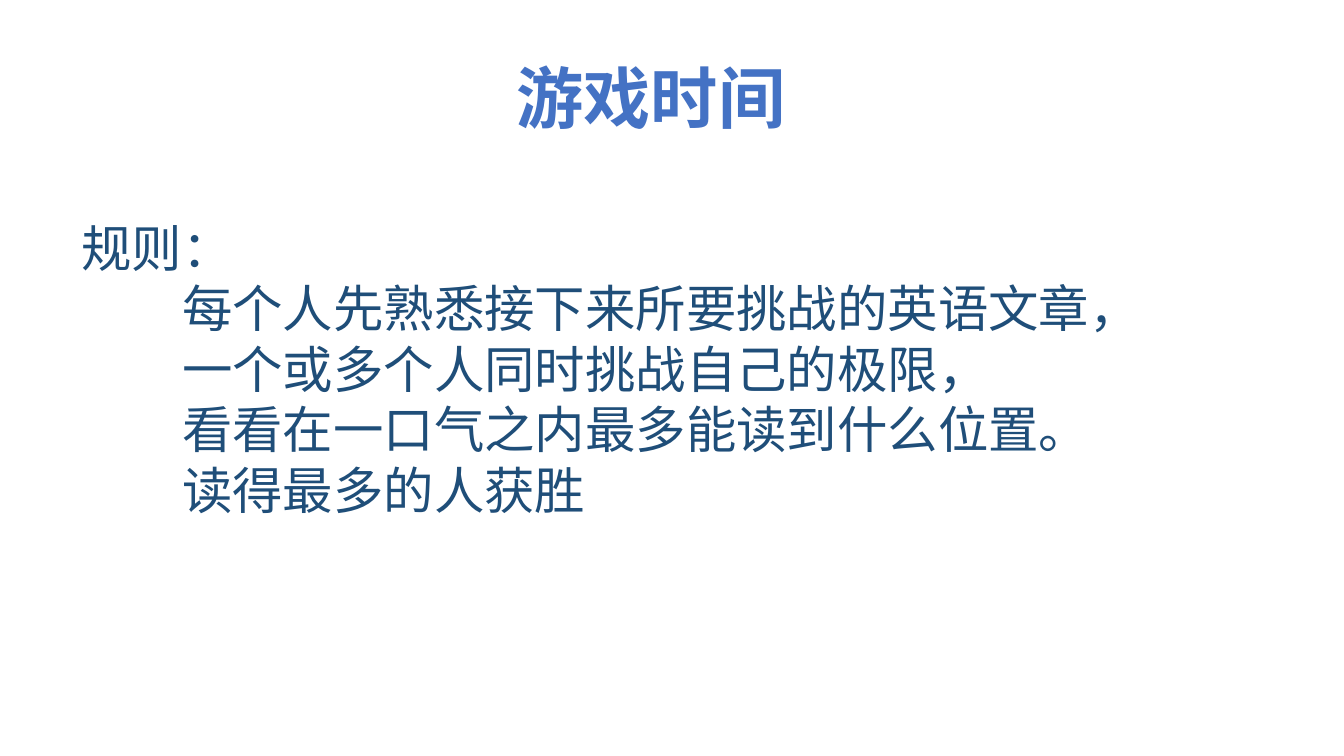
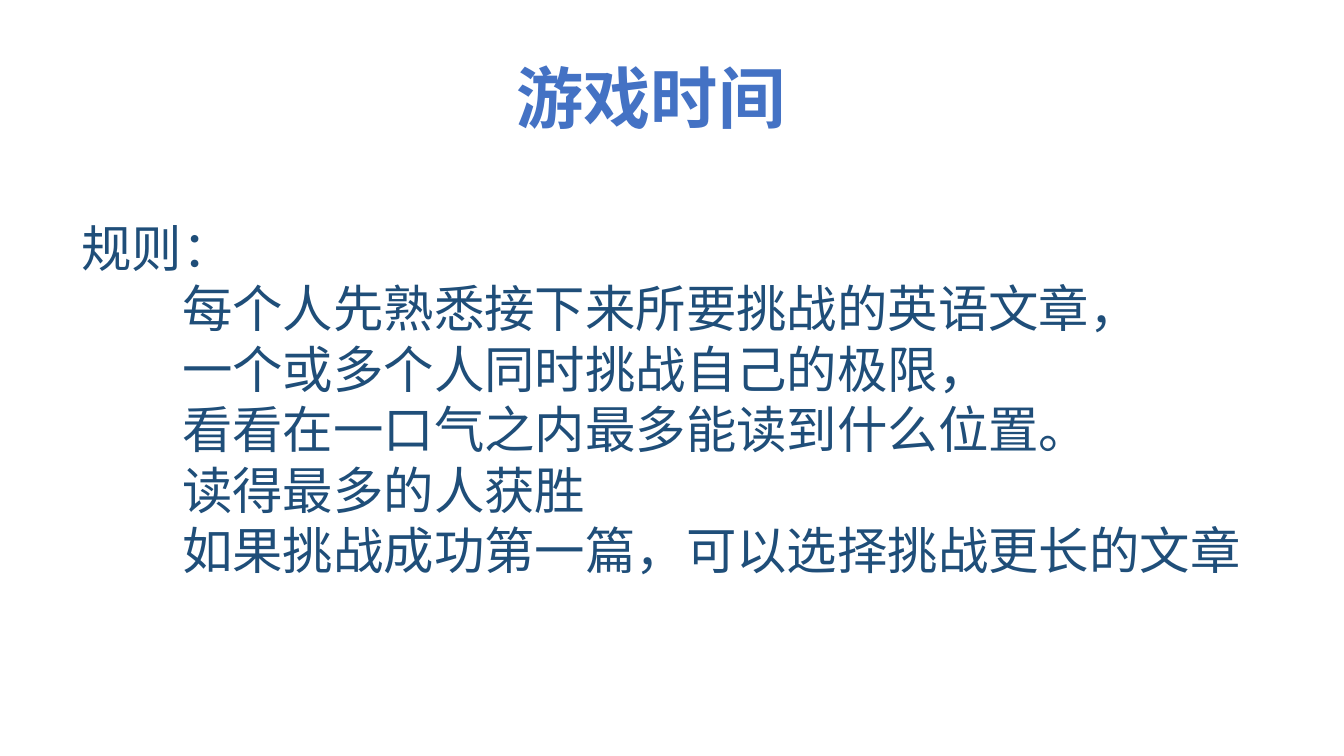
Before and after one commit to jeefies/ppt, a slide deck: slide 7 of 坚持.pptx. Drawn at 1344x756 pixels with LibreOffice and Linux fonts; fonts in the diff are those of the drawing. Boxes give left, top, right and bottom in pixels: in the first picture for what was removed or moved away, otherwise in the second. Text is boxed around its words. In the diff, an @@ line names an element or a change of style, - is before the commit and + after.

```diff
--- a/坚持.pptx
+++ b/坚持.pptx
@@ text at [182,526,1240,574]: paragraph added @@
+如果挑战成功第一篇，可以选择挑战更长的文章
```
Also in this commit, not shown: 2 other slides changed, 1 slide added, 1 slide removed.
